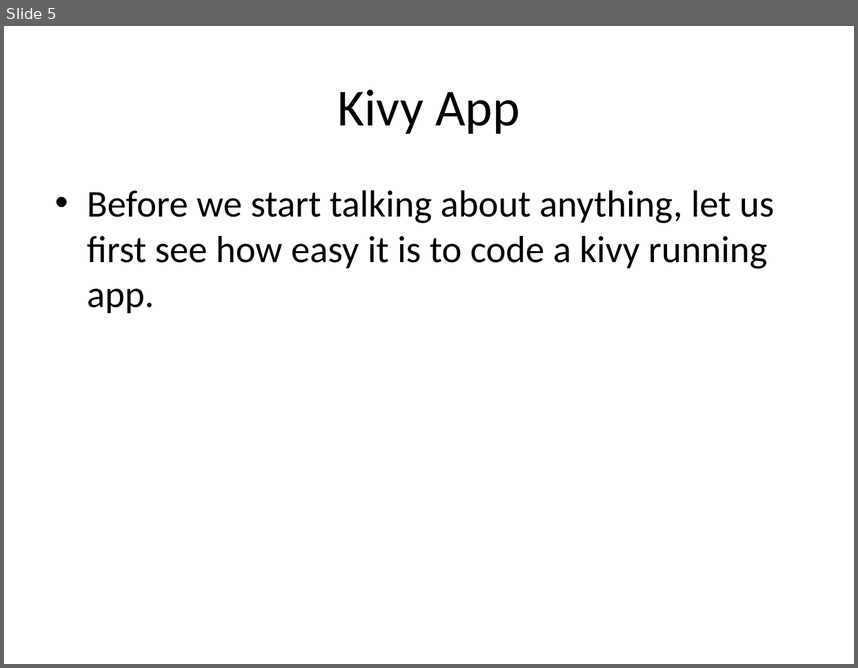
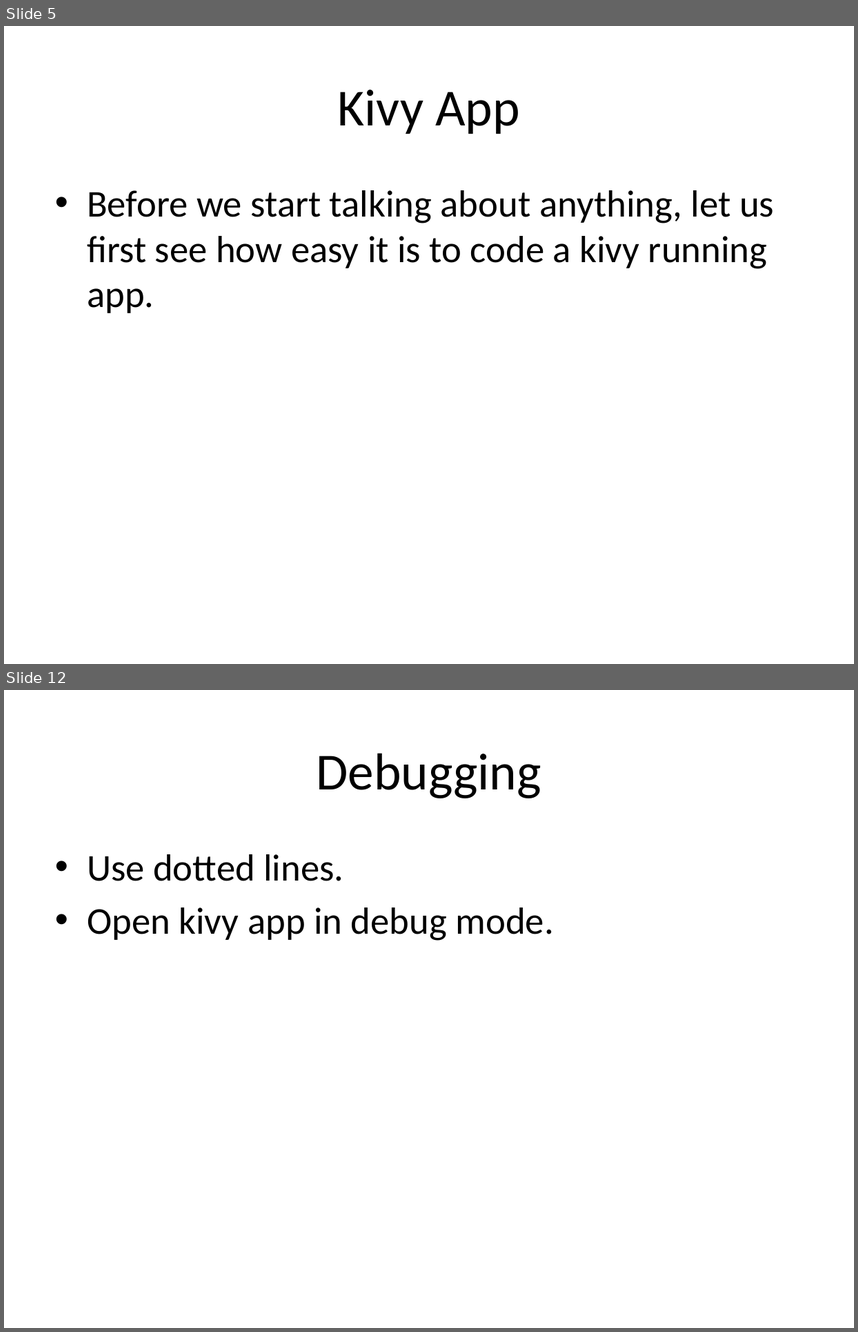
Before and after one commit to akash-tomar/pyconsk2017_kivy, a slide deck: talk.pptx. Shown one above the other, each under a label of ours: slide 5 before the commit, slides 5 and 12 after it; the slides between them are not shown. The pictures are 858x668 and 858x1332 pixels, drawn with LibreOffice and Linux fonts; fonts in the diff are those of the drawing. Boxes give left, top, right and bottom in pixels: in the first picture for what was removed or moved away, otherwise in the second. Text is boxed around its words. In the diff, an @@ line names an element or a change of style, - is before the commit and + after.

```diff
--- a/talk.pptx
+++ b/talk.pptx
@@ slide 12 added at [4,690,854,1328], background #FFFFFF @@
@@ title added at [316,753,541,798], 44 pt, text #000000 @@
+Debugging
@@ text added at [87,854,553,940], 32 pt, text #000000 @@
+• Use dotted lines.
+• Open kivy app in debug mode.
```
Also in this commit, not shown: 9 other slides added.
